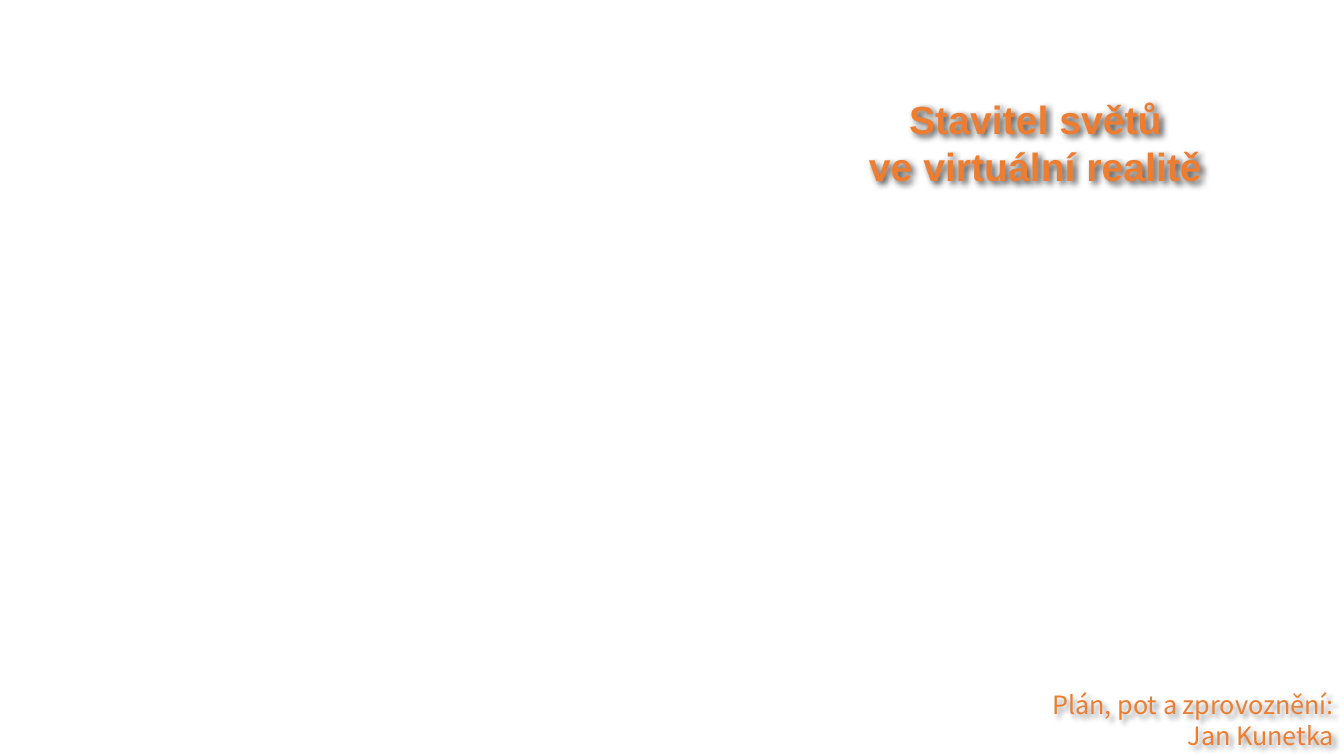
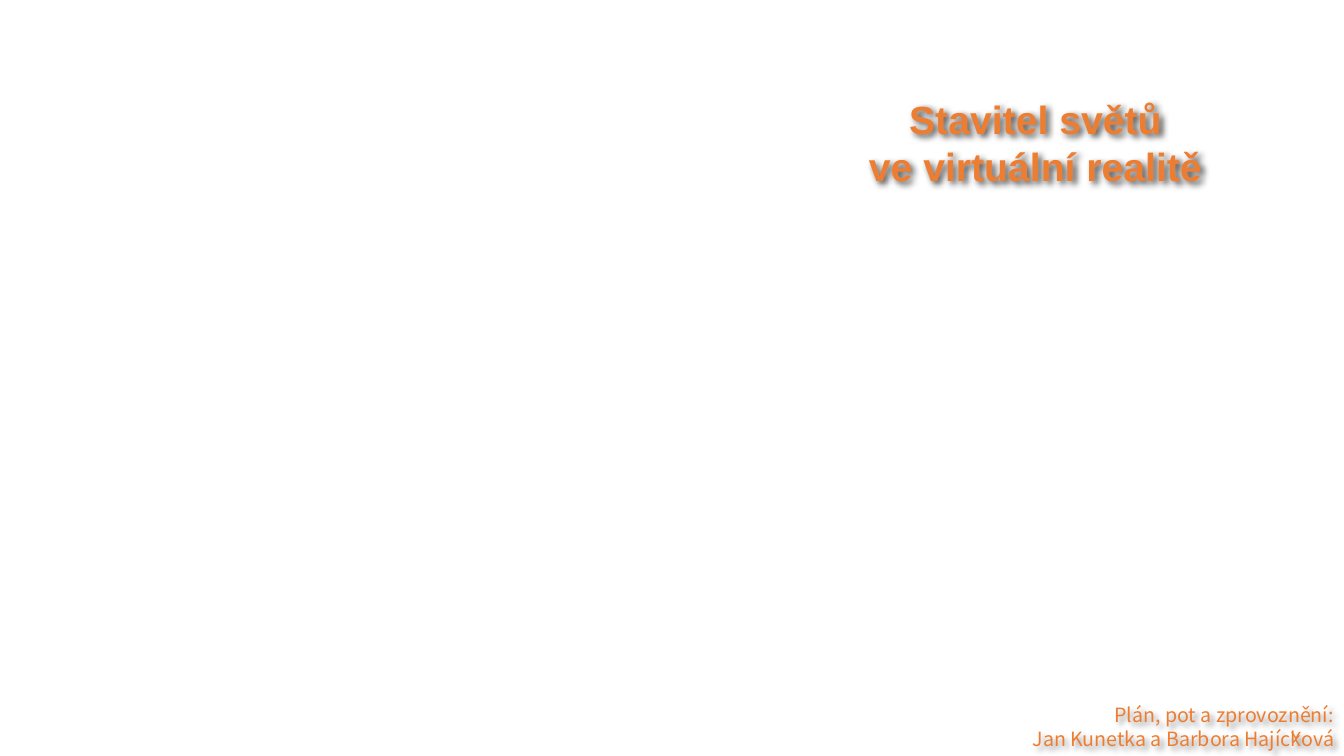
Before and after one commit to JanKunetka/VINS-World-Builder-VR, a slide deck: slide 1 of Presentation/World Builder VR Presentation.pptx. Drawn at 1344x756 pixels with LibreOffice and Linux fonts; fonts in the diff are those of the drawing; background and template pictures are left out. Boxes give left, top, right and bottom in pixels: in the first picture for what was removed or moved away, otherwise in the second. Text is boxed around its words. In the diff, an @@ line names an element or a change of style, - is before the commit and + after.

Commit message:
Finished the Presentation

```diff
--- a/Presentation/World Builder VR Presentation.pptx
+++ b/Presentation/World Builder VR Presentation.pptx
@@ text "Plán, pot a zprovoznění:": place and size @@
-text "Plán, pot a zprovoznění:" at (1052, 692, 1334, 746)
+text "Plán, pot a zprovoznění:" at (1033, 705, 1334, 751)
@@ text at (1114, 705, 1334, 727): size 18 to 14 pt in "Plán, pot a zprovoznění:" @@
@@ text at (1033, 726, 1334, 751): text changed; size 18 to 14 pt @@
-Jan Kunetka
+Jan Kunetka a Barbora Hajíčková
```
Also in this commit, not shown: 1 other slide changed, 2 slides added, 1 slide removed, 1 other file.
